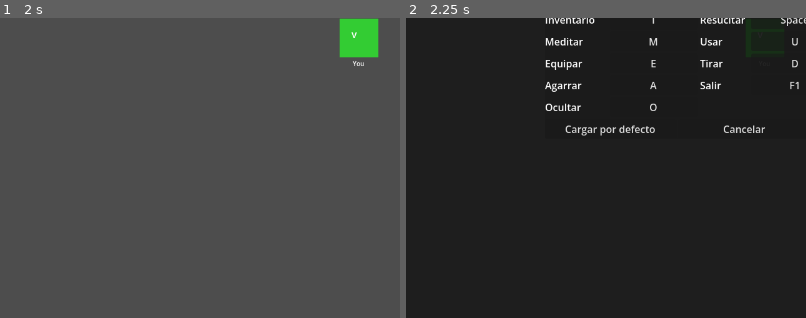
Above: before the commit, frames 1-2 (left to right).
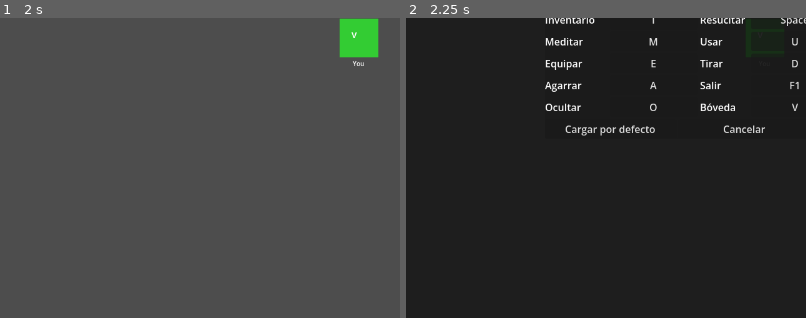
Above: after the commit, the same moments.

Repository: polito-ao/argentum-united-client
Game: Godot game, scene res://scenes/world/world.tscn
Same seed, same stepped clock (60 frames per second), same inputs: the game is played once before the commit and once after it. This scene is started directly instead of the project's main scene.
Inputs (mouse positions are % of the whole screen's width and height, from its top left):
- Up to frame 1 (2 s): click (36, 9) at 0.52 s; type "12" at 0.6 s; click "?" at 1.25 s
- Up to frame 2 (2.25 s): click "S" at 2 s
The pictures show only the part of the screen within x 8-58%, y 50-100%; the shares and areas given below are measured in that part.

Frame 1 is identical in both runs. In frame 2, 0.2% of the frame differs, in the area x 73-98%, y 28-31%.
Error before the commit: Invalid call. Nonexistent function 'is_drop_dialog_open' in base 'Nil'. (res://scenes/world/world.gd:783)
Error after the commit: Invalid call. Nonexistent function 'is_drop_dialog_open' in base 'Nil'. (res://scenes/world/world.gd:796)

Commit message:
world: bank overlay (V key) — open / deposit-focused / withdraw
Wires the new server bank protocol (commit fcee4cc) to a client-side
overlay. V key opens the bank — server sends BANK_CONTENTS, the
overlay populates with stash items in a 10-column grid.

Two actions:
  - Click a bank slot → BANK_WITHDRAW (full stack to inventory)
  - Click "Depositar seleccionado" → BANK_DEPOSIT for the focused
    inventory slot. Selection is the existing inventory focus
    mechanism (yellow tint via InventoryController.focused_slot).

Esc / "Cerrar" button closes the overlay. While open it gates world
input the same way SettingsOverlay does (no movement, no chat focus
release).

V key picked because B is taken (mana_potion). Action labelled
"Bóveda" in the settings UI for rebinding.

Bank UI components:
  - %BankOverlay  Control (full-screen dimmer + centered panel)
  - %BankGrid     GridContainer (columns=10, slots created on the
                  fly from BANK_CONTENTS rows)
  - %DepositButton + %BankCloseButton in a button bar
  - All marked unique_name_in_owner=true

BankController is a RefCounted constructed in setup() per the
controller-lifecycle memory (needs `connection` to send packets).
Carries a reference to InventoryController so deposit_focused
reads the current inventory selection without world.gd having to
shuttle state. Inner _BankSlot panel mirrors _InventorySlot's
shape (label, click signal).

Defensive: null-connection guards in open/deposit/withdraw, same
fail-loud-but-safe pattern as the inventory wiring fix.

9 new BankController tests cover: open/close/toggle, contents
rendering, deposit-without-selection (hint + no packet),
deposit-with-selection (BANK_DEPOSIT sent), withdraw (BANK_WITHDRAW
sent), null-connection no-op. 62/62 client tests pass.

Co-Authored-By: Claude Opus 4.7 (1M context) <noreply@anthropic.com>

Diff:
--- a/scenes/world/world.gd
+++ b/scenes/world/world.gd
@@ -92,6 +92,7 @@
 @onready var settings_overlay: Control       = %SettingsOverlay
 
 # === Controllers (extracted state machines — see scripts/ui/) ===
+var bank: BankController
 var chat: ChatController
 var hud: HUDController
 var inventory: InventoryController
@@ -125,6 +126,7 @@
 	"pickup_item": KEY_A,
 	"exit_to_select": KEY_F1,
 	"hide": KEY_O,
+	"bank": KEY_V,
 }
 
 const ACTION_LABELS = {
@@ -145,6 +147,7 @@
 	"pickup_item": "Agarrar",
 	"exit_to_select": "Salir",
 	"hide": "Ocultar",
+	"bank": "Bóveda",
 }
 
 var bindings: Dictionary = DEFAULT_BINDINGS.duplicate()
@@ -176,6 +179,16 @@
 		chat_input   = chat_input,
 		connection   = connection,
 	})
+
+	bank = BankController.new({
+		bank_grid    = %BankGrid,
+		bank_overlay = %BankOverlay,
+		connection   = connection,
+		hud          = hud,
+		inventory    = inventory,
+	})
+	%DepositButton.pressed.connect(bank.deposit_focused)
+	%BankCloseButton.pressed.connect(bank.close)
 	# Two ways out of the world scene:
 	#   - Willful /salir → EXITED_TO_SELECT packet (handled in _on_packet_received)
 	#   - Unexpected drop → connection.disconnected signal
@@ -780,12 +793,12 @@
 
 	# Safety net: when no modal is open, only chat_input may hold focus.
 	# Inside a modal (settings, drop dialog) the modal's own controls legitimately need it.
-	if not settings_overlay.visible and not inventory.is_drop_dialog_open():
+	if not settings_overlay.visible and not inventory.is_drop_dialog_open() and not bank.is_open():
 		var focused = get_viewport().gui_get_focus_owner()
 		if focused != null and focused != chat_input:
 			get_viewport().gui_release_focus()
 
-	if chat.has_focus() or settings_overlay.visible or inventory.is_drop_dialog_open():
+	if chat.has_focus() or settings_overlay.visible or inventory.is_drop_dialog_open() or bank.is_open():
 		return
 
 	if _move_cooldown <= 0:
@@ -832,6 +845,13 @@
 	if settings_overlay.visible:
 		if event.keycode == KEY_ESCAPE and not event.echo:
 			_hide_settings()
+			get_viewport().set_input_as_handled()
+		return
+
+	# Bank overlay open — ignore world input (Escape closes).
+	if bank.is_open():
+		if event.keycode == KEY_ESCAPE and not event.echo:
+			bank.close()
 			get_viewport().set_input_as_handled()
 		return
 
@@ -887,6 +907,8 @@
 			connection.send_packet(PacketIds.EXIT_TO_SELECT)
 		"hide":
 			connection.send_packet(PacketIds.HIDE_TOGGLE)
+		"bank":
+			bank.toggle()
 
 func _send_move(dx: int, dy: int):
 	var new_x = my_pos.x + dx
@@ -1010,6 +1032,8 @@
 		PacketIds.INVENTORY_UPDATE:
 			inventory.set_inventory(payload.get("inventory", []))
 			hud.update_equipment(payload.get("equipment", {}))
+		PacketIds.BANK_CONTENTS:
+			bank.handle_contents(payload)
 		PacketIds.GROUND_ITEM_SPAWN:
 			_handle_ground_item_spawn(payload)
 		PacketIds.GROUND_ITEM_DESPAWN:
--- a/scenes/world/world.tscn
+++ b/scenes/world/world.tscn
@@ -485,6 +485,65 @@
 size_flags_horizontal = 3
 focus_mode = 0
 text = "Cancelar"
+
+; -------- Bank overlay — opened with B key (no banker NPC required for now) --------
+[node name="BankOverlay" type="Control" parent="UILayer/HUD"]
+unique_name_in_owner = true
+visible = false
+layout_mode = 1
+anchor_right = 1.0
+anchor_bottom = 1.0
+mouse_filter = 0
+
+[node name="Dimmer" type="ColorRect" parent="UILayer/HUD/BankOverlay"]
+layout_mode = 1
+anchor_right = 1.0
+anchor_bottom = 1.0
+color = Color(0, 0, 0, 0.6)
+
+[node name="Panel" type="PanelContainer" parent="UILayer/HUD/BankOverlay"]
+layout_mode = 1
+anchor_left = 0.5
+anchor_top = 0.5
+anchor_right = 0.5
+anchor_bottom = 0.5
+offset_left = -260.0
+offset_top = -220.0
+offset_right = 260.0
+offset_bottom = 220.0
+
+[node name="VBox" type="VBoxContainer" parent="UILayer/HUD/BankOverlay/Panel"]
+
+[node name="Title" type="Label" parent="UILayer/HUD/BankOverlay/Panel/VBox"]
+text = "BÓVEDA"
+horizontal_alignment = 1
+theme_override_font_sizes/font_size = 16
+
+[node name="Hint" type="Label" parent="UILayer/HUD/BankOverlay/Panel/VBox"]
+text = "Click bóveda → retirar.   Selecciona en inventario, luego Depositar."
+horizontal_alignment = 1
+theme_override_font_sizes/font_size = 10
+theme_override_colors/font_color = Color(0.75, 0.75, 0.85, 1)
+
+[node name="BankGrid" type="GridContainer" parent="UILayer/HUD/BankOverlay/Panel/VBox"]
+unique_name_in_owner = true
+size_flags_horizontal = 3
+size_flags_vertical = 3
+columns = 10
+
+[node name="ButtonBar" type="HBoxContainer" parent="UILayer/HUD/BankOverlay/Panel/VBox"]
+
+[node name="DepositButton" type="Button" parent="UILayer/HUD/BankOverlay/Panel/VBox/ButtonBar"]
+unique_name_in_owner = true
+size_flags_horizontal = 3
+focus_mode = 0
+text = "Depositar seleccionado"
+
+[node name="BankCloseButton" type="Button" parent="UILayer/HUD/BankOverlay/Panel/VBox/ButtonBar"]
+unique_name_in_owner = true
+size_flags_horizontal = 3
+focus_mode = 0
+text = "Cerrar"
 
 ; -------- Floating messages — center-left over the game viewport --------
 [node name="MessagesLabel" type="Label" parent="UILayer/HUD"]
--- a/scripts/network/packet_ids.gd
+++ b/scripts/network/packet_ids.gd
@@ -59,6 +59,11 @@
 const GROUND_ITEM_SPAWN = 0x0077
 const GROUND_ITEM_DESPAWN = 0x0078
 
+const BANK_OPEN = 0x0090
+const BANK_CONTENTS = 0x0091
+const BANK_DEPOSIT = 0x0092
+const BANK_WITHDRAW = 0x0093
+
 const SETTINGS_SAVE = 0x0080
 const MEDITATE_TOGGLE = 0x0081
 const HIDE_TOGGLE = 0x0082
--- /dev/null
+++ b/scripts/ui/bank_controller.gd
@@ -0,0 +1,129 @@
+class_name BankController
+extends RefCounted
+
+## Bank UI overlay. B key (default) sends BANK_OPEN; server replies with
+## BANK_CONTENTS which renders into the grid. Two actions:
+##   - click a bank slot → withdraw the full stack
+##   - select an inventory slot, then Depositar → deposit the full stack
+##
+## No banker NPC required for now; when merchant NPCs land in M5 they
+## trigger the same packets, the overlay still opens here.
+##
+## Lifecycle: needs `connection` for sends → construct in setup() per the
+## controller-lifecycle memory, not _ready().
+
+const SLOT_SIZE = 42
+
+var _grid: GridContainer
+var _overlay: Control
+var _connection
+var _hud
+var _inventory # InventoryController; untyped so tests can pass duck-typed stubs
+
+var _items: Array = []
+var _max_slots: int = 50
+
+func _init(refs: Dictionary) -> void:
+	_grid       = refs.bank_grid
+	_overlay    = refs.bank_overlay
+	_connection = refs.connection
+	_hud        = refs.hud
+	_inventory  = refs.inventory
+	if _connection == null:
+		push_error("BankController: null connection at construction — wiring bug")
+
+# --- Open / close ---
+
+func open() -> void:
+	if _connection == null:
+		return
+	_connection.send_packet(PacketIds.BANK_OPEN, {})
+	_overlay.visible = true
+
+func close() -> void:
+	_overlay.visible = false
+
+func is_open() -> bool:
+	return _overlay.visible
+
+func toggle() -> void:
+	if is_open():
+		close()
+	else:
+		open()
+
+# --- Server packet handler ---
+
+# BANK_CONTENTS payload: { items: [...], max_slots: N }
+func handle_contents(payload: Dictionary) -> void:
+	_items = payload.get("items", [])
+	_max_slots = int(payload.get("max_slots", 50))
+	_render()
+
+# --- Actions ---
+
+func deposit_focused() -> bool:
+	var slot_index = _inventory.focused_slot()
+	if slot_index < 0:
+		_hud.add_message("Selecciona un objeto del inventario para depositar")
+		return false
+	if _connection == null:
+		return false
+	_connection.send_packet(PacketIds.BANK_DEPOSIT, {"slot": slot_index, "amount": 9999})
+	return true
+
+func withdraw_slot(bank_slot: int, amount: int = 9999) -> void:
+	if _connection == null:
+		return
+	_connection.send_packet(PacketIds.BANK_WITHDRAW, {"slot": bank_slot, "amount": amount})
+
+# --- Rendering ---
+
+func _render() -> void:
+	for child in _grid.get_children():
+		child.queue_free()
+
+	for item in _items:
+		var slot = _BankSlot.new(int(item.get("slot", 0)))
+		slot.set_item(item)
+		slot.clicked.connect(_on_slot_clicked)
+		_grid.add_child(slot)
+
+func _on_slot_clicked(bank_slot: int) -> void:
+	withdraw_slot(bank_slot)
+
+# --- Inner class: a single bank slot ---
+
+class _BankSlot extends PanelContainer:
+	signal clicked(bank_slot: int)
+	const SLOT_SIZE = 42
+
+	var bank_slot_index: int = -1
+	var label: Label
+
+	func _init(slot_idx: int):
+		bank_slot_index = slot_idx
+		custom_minimum_size = Vector2(SLOT_SIZE, SLOT_SIZE)
+		label = Label.new()
+		label.horizontal_alignment = HORIZONTAL_ALIGNMENT_CENTER
+		label.vertical_alignment = VERTICAL_ALIGNMENT_CENTER
+		label.mouse_filter = Control.MOUSE_FILTER_IGNORE
+		label.add_theme_font_size_override("font_size", 10)
+		add_child(label)
+
+	func _ready():
+		gui_input.connect(_on_gui_input)
+
+	func _on_gui_input(event):
+		if event is InputEventMouseButton and event.pressed and event.button_index == MOUSE_BUTTON_LEFT:
+			clicked.emit(bank_slot_index)
+
+	func set_item(item: Dictionary):
+		var nm: String = item.get("name", "?")
+		var amount = int(item.get("amount", 1))
+		var short = nm.substr(0, min(3, nm.length())) if nm else "?"
+		if amount > 1:
+			label.text = "%s\nx%d" % [short, amount]
+		else:
+			label.text = short
+		label.add_theme_color_override("font_color", Color.WHITE)
--- /dev/null
+++ b/tests/unit/test_bank_controller.gd
@@ -0,0 +1,123 @@
+extends GutTest
+## Unit tests for BankController. Real GridContainer + Control overlay are
+## fine without a scene tree. Connection + HUD + InventoryController are
+## stubbed; the controller only sends packets and reads inventory.focused_slot.
+
+const PacketIds = preload("res://scripts/network/packet_ids.gd")
+
+var bank: BankController
+var grid: GridContainer
+var overlay: Control
+var conn: _StubConnection
+var hud: _StubHud
+var inv: _StubInventory
+
+func before_each():
+	grid = GridContainer.new()
+	overlay = Control.new()
+	overlay.visible = false
+	conn = _StubConnection.new()
+	hud = _StubHud.new()
+	inv = _StubInventory.new()
+	bank = BankController.new({
+		bank_grid    = grid,
+		bank_overlay = overlay,
+		connection   = conn,
+		hud          = hud,
+		inventory    = inv,
+	})
+
+func after_each():
+	grid.free()
+	overlay.free()
+
+# --- open / close ---
+
+func test_open_sends_BANK_OPEN_and_shows_overlay():
+	bank.open()
+	assert_eq(conn.sent.size(), 1)
+	assert_eq(conn.sent[0].id, PacketIds.BANK_OPEN)
+	assert_true(bank.is_open())
+
+func test_close_hides_overlay():
+	bank.open()
+	bank.close()
+	assert_false(bank.is_open())
+
+func test_toggle_opens_then_closes():
+	bank.toggle()
+	assert_true(bank.is_open())
+	bank.toggle()
+	assert_false(bank.is_open())
+
+# --- handle_contents ---
+
+func test_handle_contents_renders_each_slot():
+	bank.handle_contents({
+		"items": [
+			{"slot": 0, "item_id": 50, "name": "Pocion", "amount": 5, "item_data": {}},
+			{"slot": 1, "item_id": 1,  "name": "Espada", "amount": 1, "item_data": {}},
+		],
+		"max_slots": 50,
+	})
+	assert_eq(grid.get_child_count(), 2)
+
+func test_handle_contents_replaces_previous_render():
+	bank.handle_contents({"items": [{"slot": 0, "name": "X", "amount": 1}], "max_slots": 50})
+	# Free the queue_free'd children synchronously — GUT runs without the
+	# regular tree tick, so manually flush before re-rendering.
+	for child in grid.get_children():
+		child.queue_free()
+		child.free()
+	bank.handle_contents({"items": [{"slot": 0, "name": "Y", "amount": 2}], "max_slots": 50})
+	assert_eq(grid.get_child_count(), 1)
+
+# --- deposit / withdraw ---
+
+func test_deposit_focused_with_no_selection_hints_and_no_packet():
+	inv.focused_slot_value = -1
+	assert_false(bank.deposit_focused())
+	assert_eq(hud.messages.size(), 1)
+	assert_eq(conn.sent.size(), 0)
+
+func test_deposit_focused_with_selection_sends_BANK_DEPOSIT():
+	inv.focused_slot_value = 3
+	assert_true(bank.deposit_focused())
+	assert_eq(conn.sent[0].id, PacketIds.BANK_DEPOSIT)
+	assert_eq(conn.sent[0].payload.slot, 3)
+
+func test_withdraw_slot_sends_BANK_WITHDRAW():
+	bank.withdraw_slot(7, 5)
+	assert_eq(conn.sent[0].id, PacketIds.BANK_WITHDRAW)
+	assert_eq(conn.sent[0].payload.slot, 7)
+	assert_eq(conn.sent[0].payload.amount, 5)
+
+# --- null connection (loud-but-safe) ---
+
+func test_open_no_op_when_connection_null():
+	var orphan = BankController.new({
+		bank_grid    = grid,
+		bank_overlay = overlay,
+		connection   = null,
+		hud          = hud,
+		inventory    = inv,
+	})
+	orphan.open()
+	assert_false(overlay.visible)
+
+# --- helpers ---
+
+class _StubConnection extends RefCounted:
+	var sent: Array = []
+	func send_packet(id, payload = {}):
+		sent.append({"id": id, "payload": payload})
+
+class _StubHud extends RefCounted:
+	var messages: Array = []
+	func add_message(text: String):
+		messages.append(text)
+
+class _StubInventory extends RefCounted:
+	var focused_slot_value: int = -1
+	func focused_slot() -> int:
+		return focused_slot_value
Not shown, added: scripts/ui/bank_controller.gd.uid
Not shown, added: tests/unit/test_bank_controller.gd.uid
